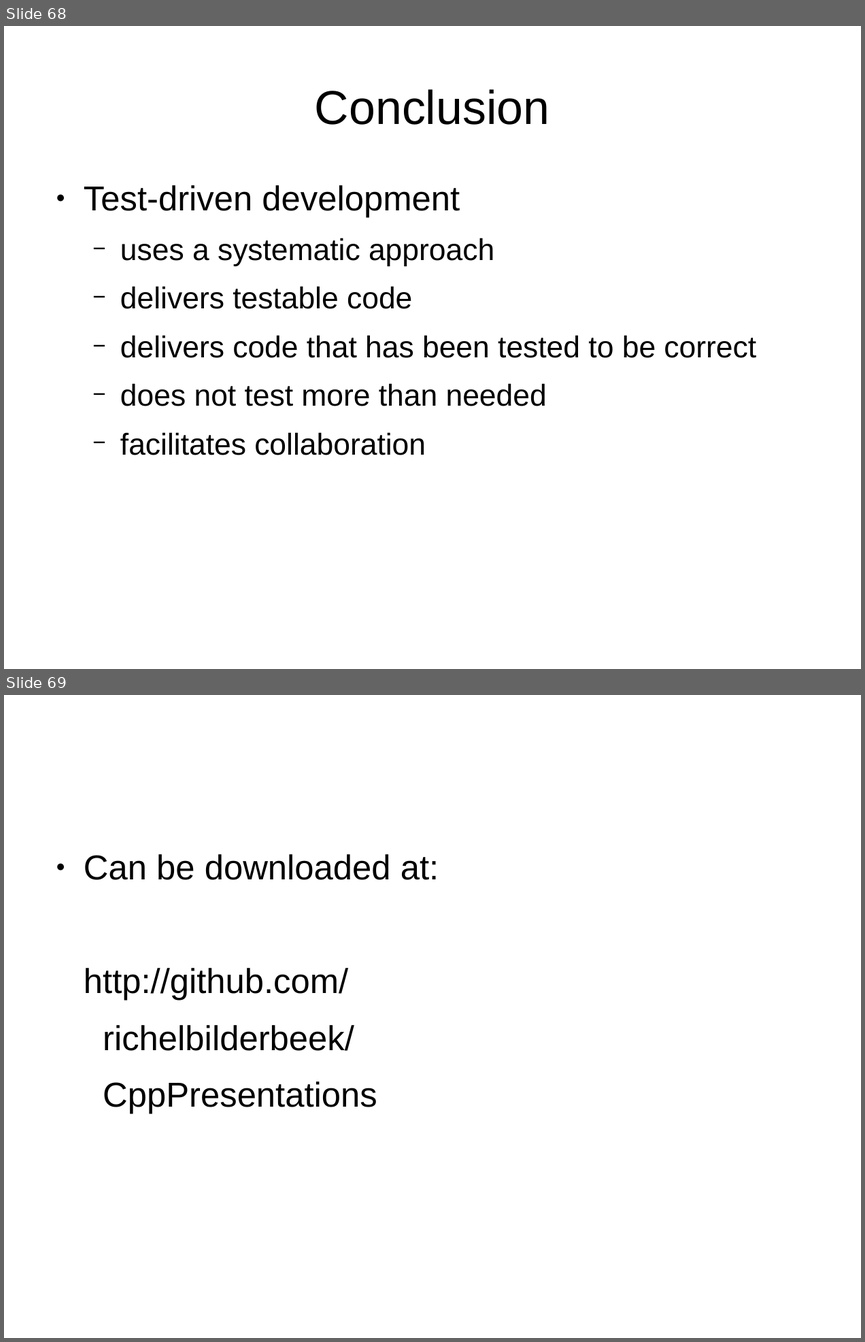
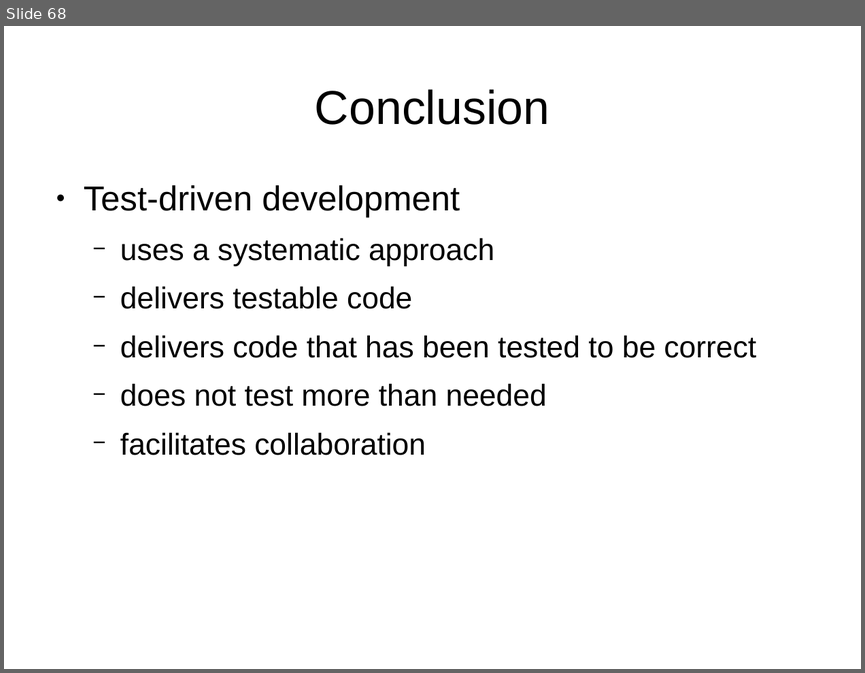
Before and after one commit to richelbilderbeek/CppPresentations, a slide deck: TestDrivenDevelopment/TestDrivenDevelopment.odp. Shown one above the other, each under a label of ours: slides 68 and 69 before the commit, slide 68 after it. The pictures are 865x1342 and 865x673 pixels, drawn with LibreOffice and Linux fonts; fonts in the diff are those of the drawing. Boxes give left, top, right and bottom in pixels: in the first picture for what was removed or moved away, otherwise in the second. Text is boxed around its words. In the diff, an @@ line names an element or a change of style, - is before the commit and + after.

```diff
--- a/TestDrivenDevelopment/TestDrivenDevelopment.odp
+++ b/TestDrivenDevelopment/TestDrivenDevelopment.odp
@@ slide 69 removed at box(4, 695, 861, 1338), background #FFFFFF @@
@@ text removed at box(84, 854, 439, 1114) @@
-● Can be downloaded at:
-http://github.com/
-richelbilderbeek/
-CppPresentations
```
Also in this commit, not shown: 15 slides changed, 4 other files.
